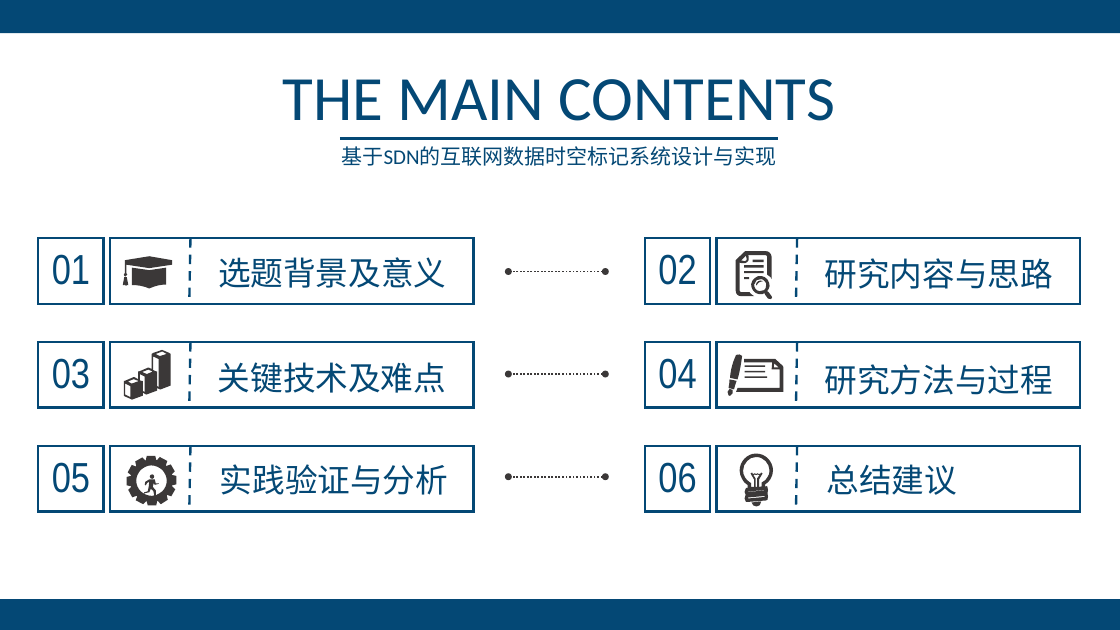
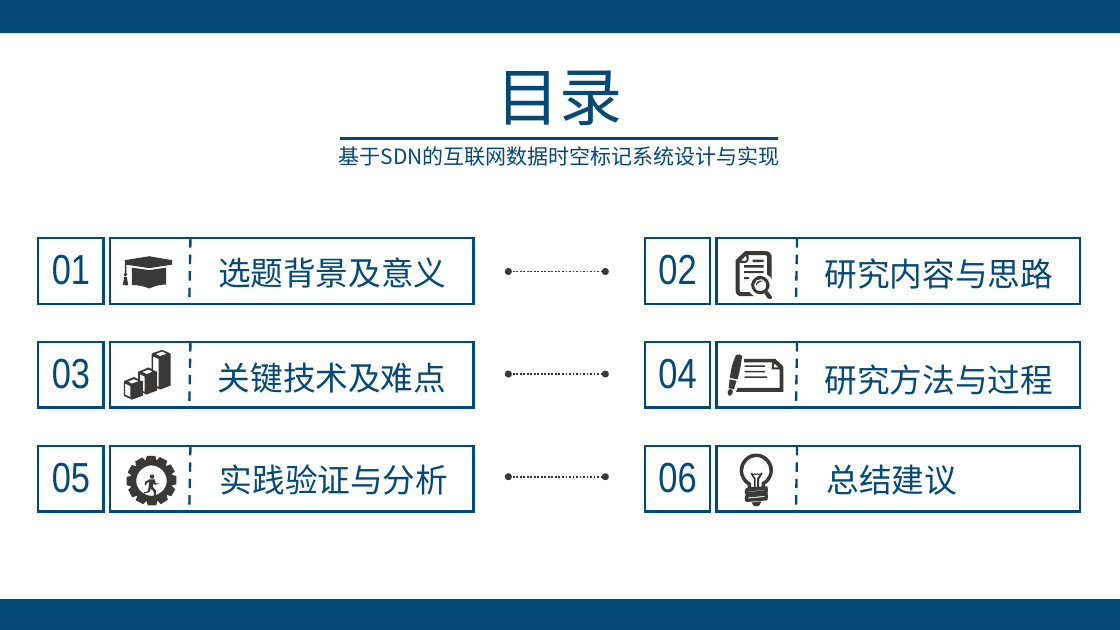
Before and after one commit to henryzhao/graduate, a slide deck: slide 2 of PPT/夏唯_答辩PPT.pptx. Drawn at 1120x630 pixels with LibreOffice and Linux fonts; fonts in the diff are those of the drawing; background and template pictures are left out. Boxes give left, top, right and bottom in pixels: in the first picture for what was removed or moved away, otherwise in the second. Text is boxed around its words. In the diff, an @@ line names an element or a change of style, - is before the commit and + after.

```diff
--- a/PPT/夏唯_答辩PPT.pptx
+++ b/PPT/夏唯_答辩PPT.pptx
@@ text at [496, 70, 622, 126]: text changed; font Calibri to Noto Sans CJK SC @@
-THE MAIN CONTENTS
+目录
@@ text "基于SDN的互联网数据时空标记系统设计与实现" at [339, 146, 780, 166]: font Calibri to Noto Sans CJK SC @@
```
Also in this commit, not shown: 17 other slides changed, 3 other files.
